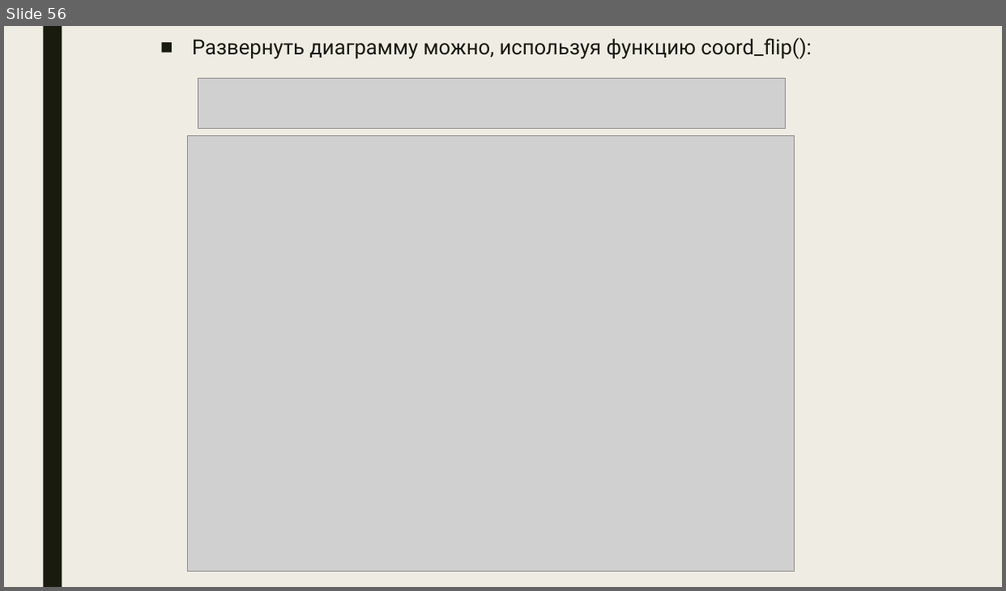
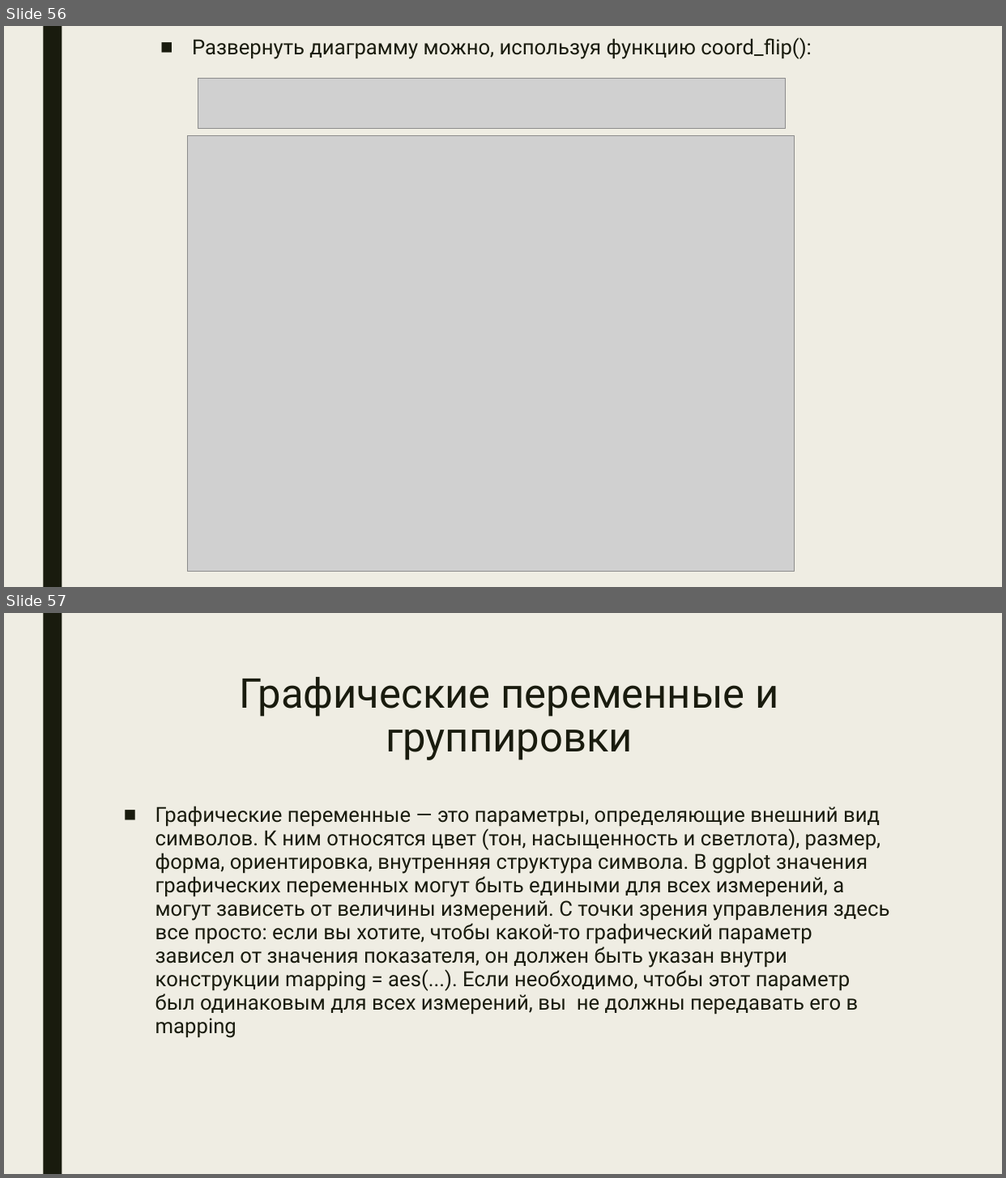
Before and after one commit to DanilaSamusev/Studieren, a slide deck: Course4/Matan/Samusev_Visualization_R.pptx. Shown one above the other, each under a label of ours: slide 56 before the commit, slides 56 and 57 after it. The pictures are 1006x591 and 1006x1178 pixels, drawn with LibreOffice and Linux fonts; fonts in the diff are those of the drawing; grey boxes stand for pictures. Boxes give left, top, right and bottom in pixels: in the first picture for what was removed or moved away, otherwise in the second. Text is boxed around its words. In the diff, an @@ line names an element or a change of style, - is before the commit and + after.

```diff
--- a/Course4/Matan/Samusev_Visualization_R.pptx
+++ b/Course4/Matan/Samusev_Visualization_R.pptx
@@ slide 57 added at (4,613,1002,1174), background #EFEDE3; not listed: 1 template element that a slide beside it also shows @@
@@ title added at (239,677,778,760), 39.6 pt, text #191B0E @@
+Графические переменные и группировки
@@ text added at (155,806,890,1038), 20 pt, text #191B0E @@
+■ Графические переменные — это параметры, определяющие внешний вид символов. К ним относятся цвет (тон, насыщенность и светлота), размер, форма, ориентировка, внутренняя структура символа. В ggplot значения графических переменных могут быть едиными для всех измерений, а могут зависеть от величины измерений. С точки зрения управления здесь все просто: если вы хотите, чтобы какой-то графический параметр зависел от значения показателя, он должен быть указан внутри конструкции mapping = aes(...). Если необходимо, чтобы этот параметр был одинаковым для всех измерений, вы не должны передавать его в mapping
```
Also in this commit, not shown: 10 other slides added, 1 other file.
